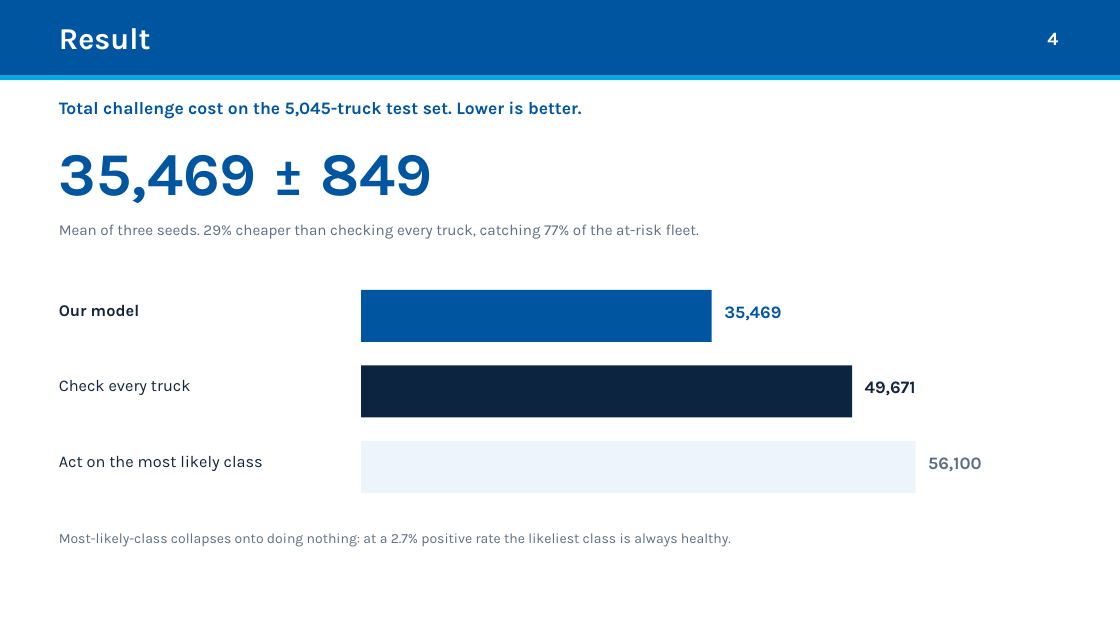
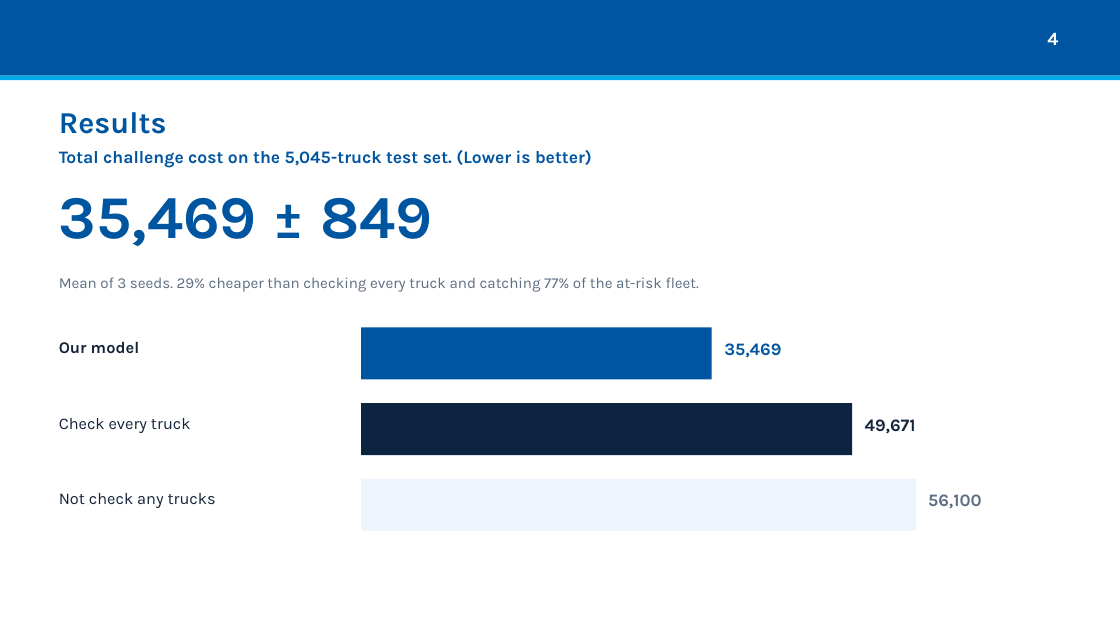
Before and after one commit to jiramethtmt/predictive-maintenance-time-series, a slide deck: slide 5 of docs/predictive-maintenance-tomastech.pptx (slide 4 before the commit). Drawn at 1120x630 pixels with LibreOffice and Linux fonts; fonts in the diff are those of the drawing. Boxes give left, top, right and bottom in pixels: in the first picture for what was removed or moved away, otherwise in the second. Text is boxed around its words. In the diff, an @@ line names an element or a change of style, - is before the commit and + after.

Commit message:
Chart the catch rate and the benchmark, and keep the current deck files

```diff
--- a/docs/predictive-maintenance-tomastech.pptx
+++ b/docs/predictive-maintenance-tomastech.pptx
@@ text at box(59, 112, 167, 134): text changed; text colour #FFFFFF to #0055A0 @@
-Result
+Results
@@ text "35,469 ± 849": place and size @@
-text "35,469 ± 849" at box(59, 155, 432, 203)
+text "35,469 ± 849" at box(59, 198, 432, 246)
@@ text at box(59, 150, 592, 168): text changed @@
-Total challenge cost on the 5,045-truck test set. Lower is better.
+Total challenge cost on the 5,045-truck test set. (Lower is better)
@@ text at box(59, 277, 699, 292): text changed @@
-Mean of three seeds. 29% cheaper than checking every truck, catching 77% of the at-risk fleet.
+Mean of 3 seeds. 29% cheaper than checking every truck and catching 77% of the at-risk fleet.
@@ text "Check every truck": place and size @@
-text "Check every truck" at box(59, 380, 191, 395)
+text "Check every truck" at box(59, 418, 191, 433)
@@ 4 texts, 3 rectangles: place and size @@
-4 texts, 3 rectangles at box(59, 290, 982, 493)
+4 texts, 3 rectangles at box(59, 328, 982, 531)
@@ text at box(59, 493, 216, 508): text changed @@
-Act on the most likely class
+Not check any trucks
@@ text removed at box(59, 533, 731, 547) @@
-Most-likely-class collapses onto doing nothing: at a 2.7% positive rate the likeliest class is always healthy.
```
Also in this commit, not shown: 7 other slides changed, 1 slide added, 3 slides removed, 3 other files.
